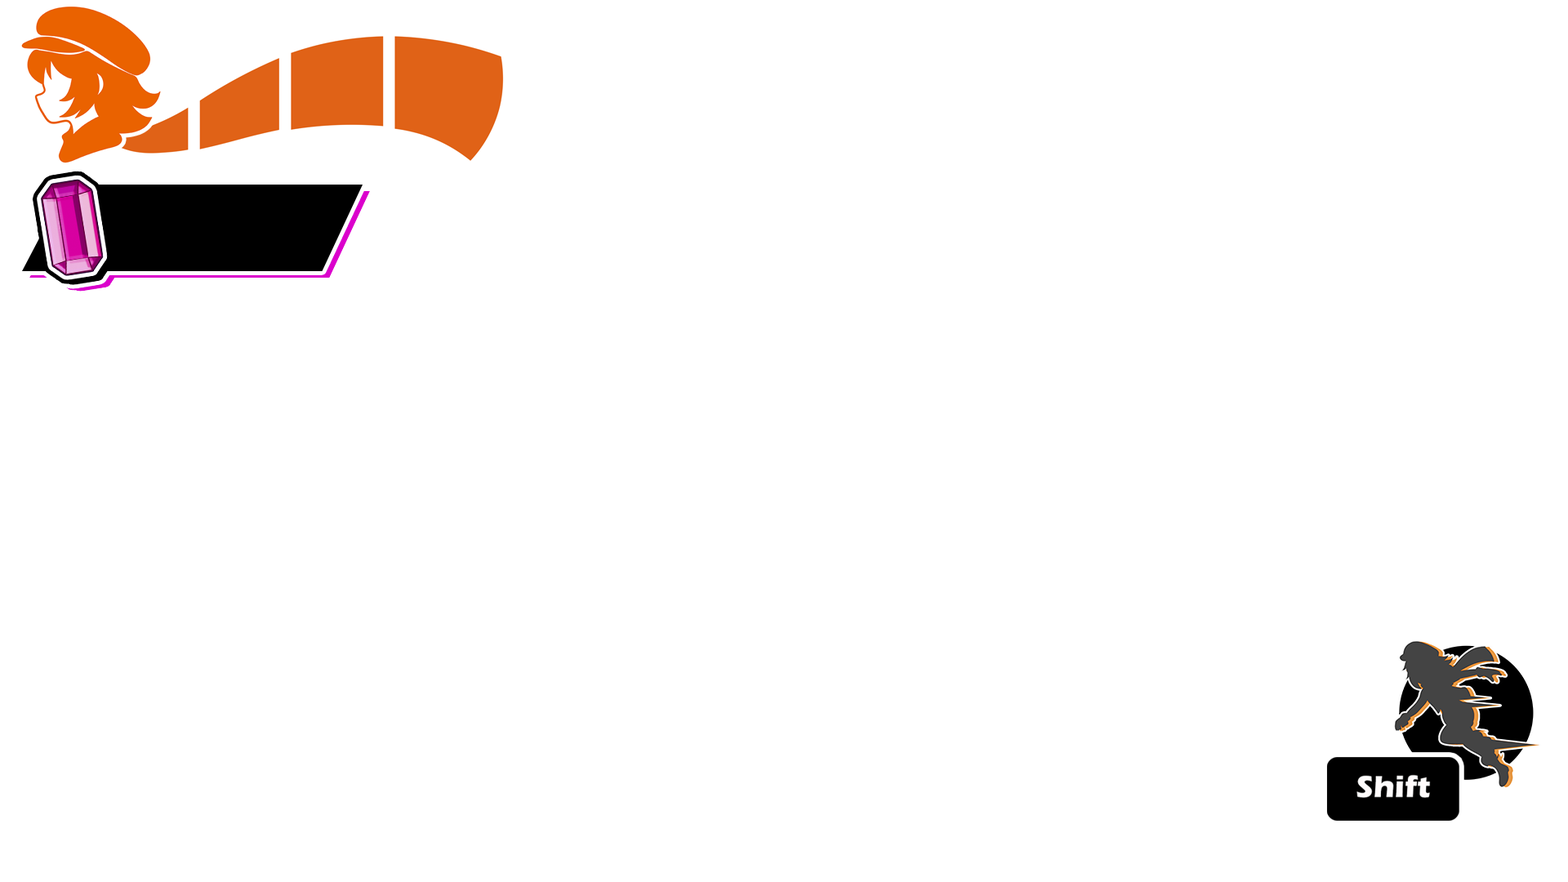
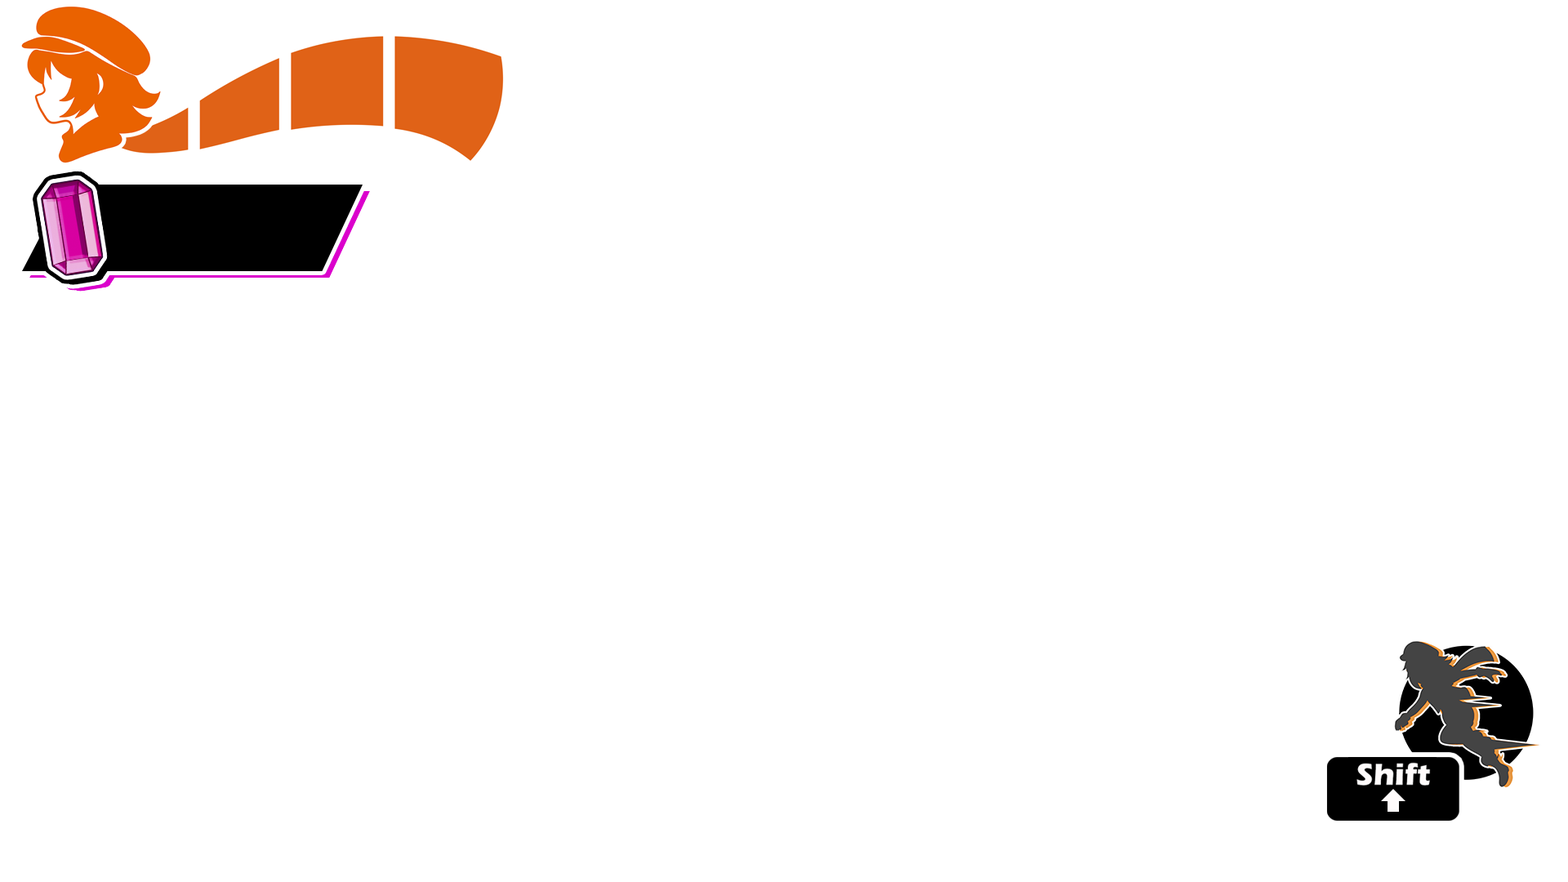
Two versions of the same layered image (1568x882). Layer-by-layer changes:
painted on "Shift" over [1348,757,1437,812]
renamed "Camada 0" to "contador de coletavel", showed it, painted on it over [1348,757,1437,812]